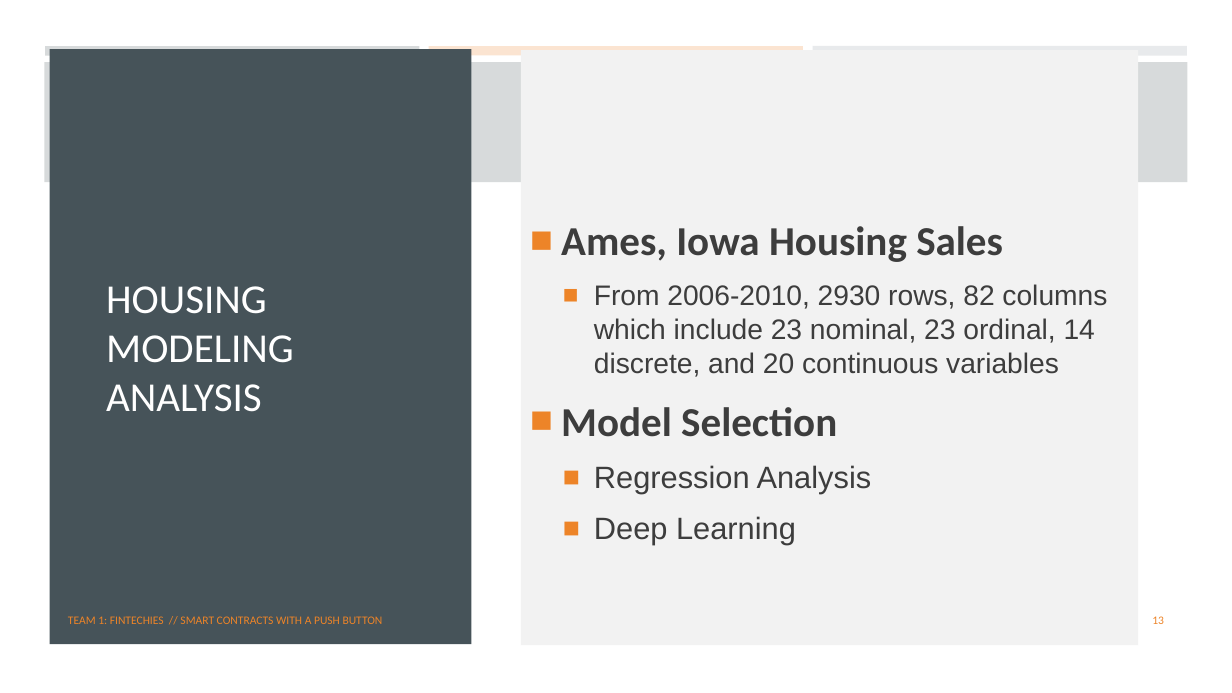
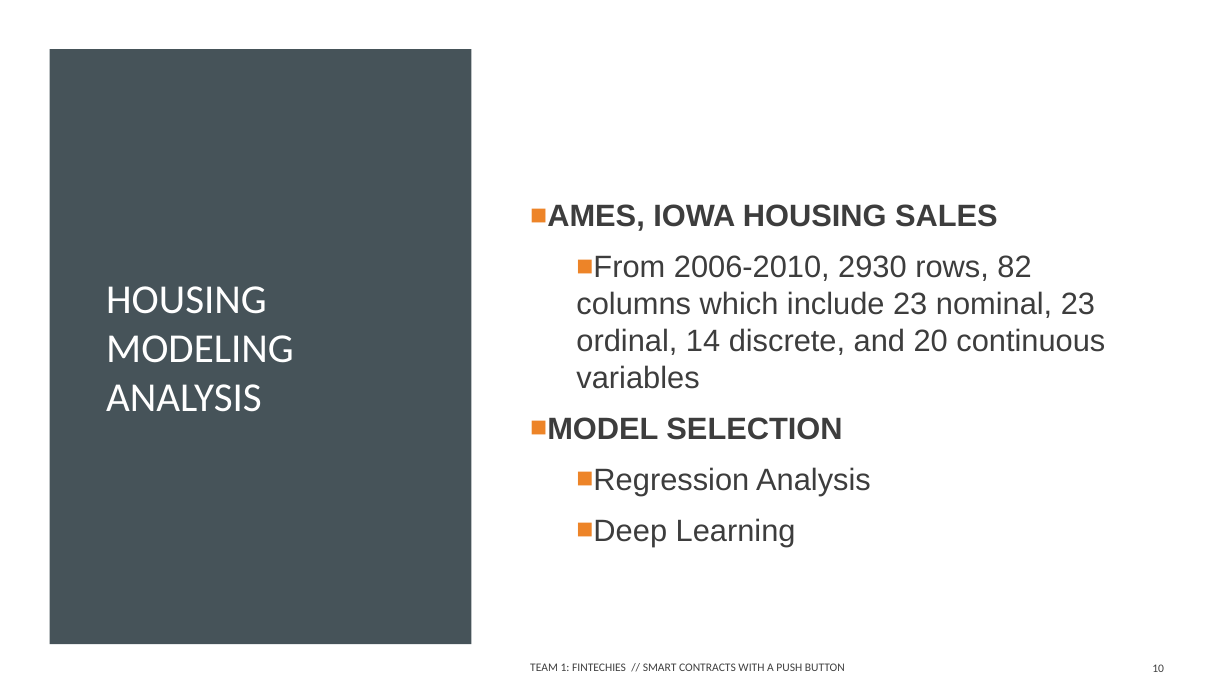
Before and after one commit to maitree7/BlocHome_DeFi, a slide deck: slide 10 of Presentation/Bloc_Home_20201012.pptx (slide 13 before the commit). Drawn at 1232x693 pixels with LibreOffice and Linux fonts; fonts in the diff are those of the drawing. Boxes give left, top, right and bottom in pixels: in the first picture for what was removed or moved away, otherwise in the second. Text is boxed around its words. In the diff, an @@ line names an element or a change of style, - is before the commit and + after.

```diff
--- a/Presentation/Bloc_Home_20201012.pptx
+++ b/Presentation/Bloc_Home_20201012.pptx
@@ background #FFFFFF at 79% opacity to #FFFFFF @@
@@ rectangle at bbox=[0, 0, 1232, 693]: fill #FFFFFF at 79% opacity to #FFFFFF @@
@@ rectangle removed at bbox=[45, 46, 420, 55] @@
@@ rectangle removed at bbox=[429, 46, 803, 55] @@
@@ rectangle removed at bbox=[812, 46, 1187, 56] @@
@@ rectangle removed at bbox=[44, 62, 1188, 182] @@
@@ subtitle "AMES, IOWA HOUSING SALES": place and size @@
-subtitle "AMES, IOWA HOUSING SALES" at bbox=[521, 50, 1139, 645]
+subtitle "AMES, IOWA HOUSING SALES" at bbox=[547, 204, 1105, 546]
@@ subtitle "AMES, IOWA HOUSING SALES" at bbox=[547, 204, 1105, 546]: fill #F2F2F2 to none @@
@@ subtitle at bbox=[547, 204, 998, 231]: text changed; size 32 to 24 pt; font Calibri to Arial @@
-■ Ames, Iowa Housing Sales
+■ AMES, IOWA HOUSING SALES
@@ subtitle at bbox=[576, 255, 1105, 546]: size 22 to 24 pt in "From 2006-2010, 2930 rows, 82 columns which ..."; indent changed @@
@@ subtitle at bbox=[547, 417, 842, 440]: text changed; size 32 to 24 pt; font Calibri to Arial @@
-■ Model Selection
+■ MODEL SELECTION
@@ page number removed at bbox=[1152, 616, 1164, 624] @@
-13
@@ text "TEAM 1: FINTECHIES // SMART ...": place and size @@
-text "TEAM 1: FINTECHIES // SMART ..." at bbox=[68, 616, 383, 624]
+text "TEAM 1: FINTECHIES // SMART ..." at bbox=[530, 663, 845, 671]
@@ text "TEAM 1: FINTECHIES // SMART ..." at bbox=[530, 663, 845, 671]: text colour #ED8428 to #404040; more space between paragraphs @@
@@ page number added at bbox=[1152, 664, 1164, 672], 9 pt, text #404040 @@
+10
```
Also in this commit, not shown: 11 other slides changed, 3 slides removed, 3 other files.
